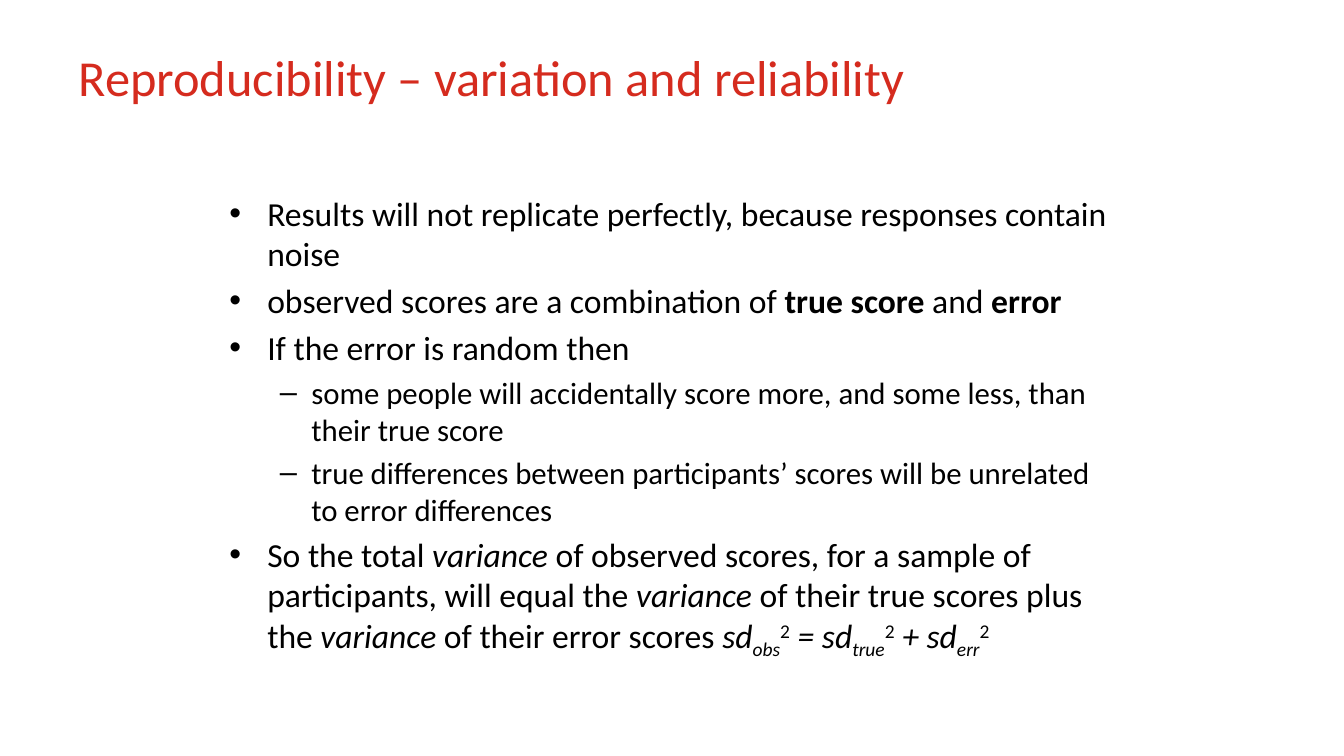
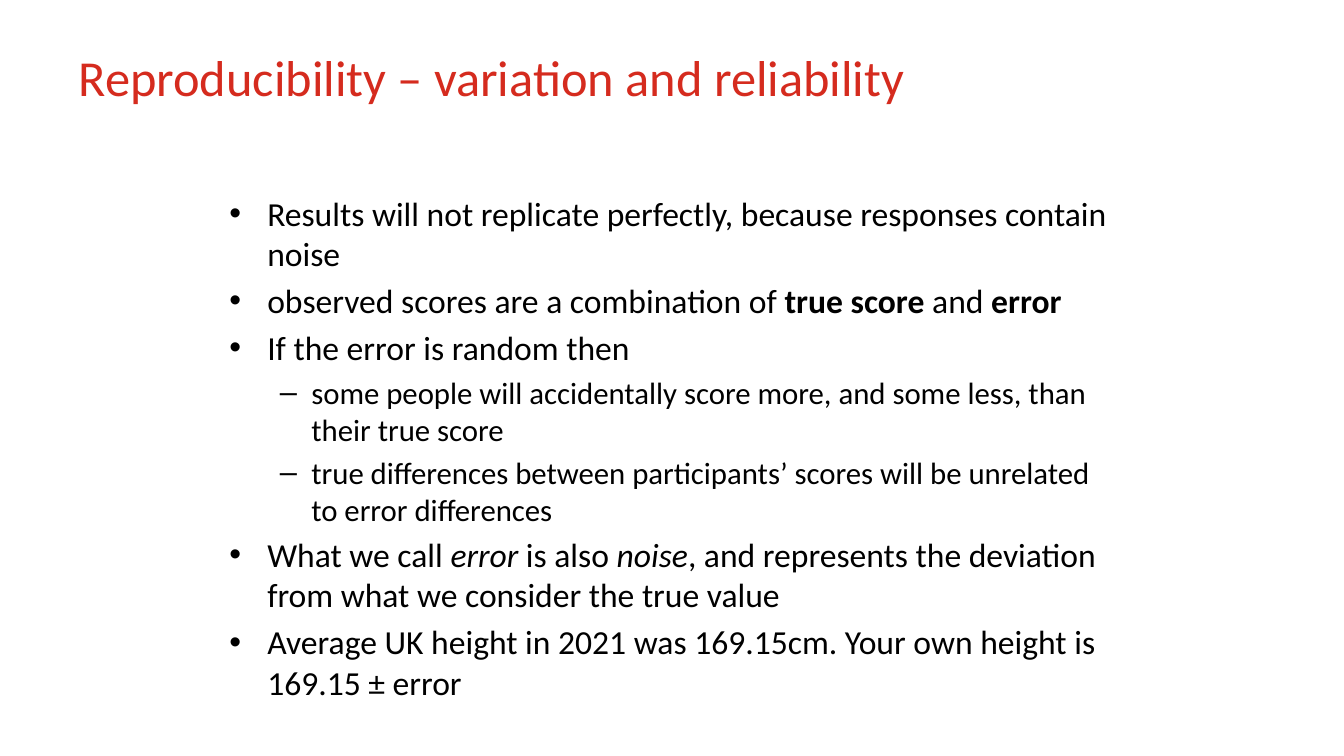
Before and after one commit to M1V0/FASS512, a slide deck: slide 12 of Week7/Week_7.pptx. Drawn at 1344x756 pixels with LibreOffice and Linux fonts; fonts in the diff are those of the drawing; background and template pictures are left out. Boxes give left, top, right and bottom in pixels: in the first picture for what was removed or moved away, otherwise in the second. Text is boxed around its words. In the diff, an @@ line names an element or a change of style, - is before the commit and + after.

```diff
--- a/Week7/Week_7.pptx
+++ b/Week7/Week_7.pptx
@@ text at [267,543,1096,660]: text changed @@
-• So the total variance of observed scores, for a sample of participants, will equal the variance of their true scores plus the variance of their error scores sdobs2 = sdtrue2 + sderr2
+• What we call error is also noise, and represents the deviation from what we consider the true value
+• Average UK height in 2021 was 169.15cm. Your own height is 169.15 ± error
```
Also in this commit, not shown: 11 other slides changed, 54 other files.
